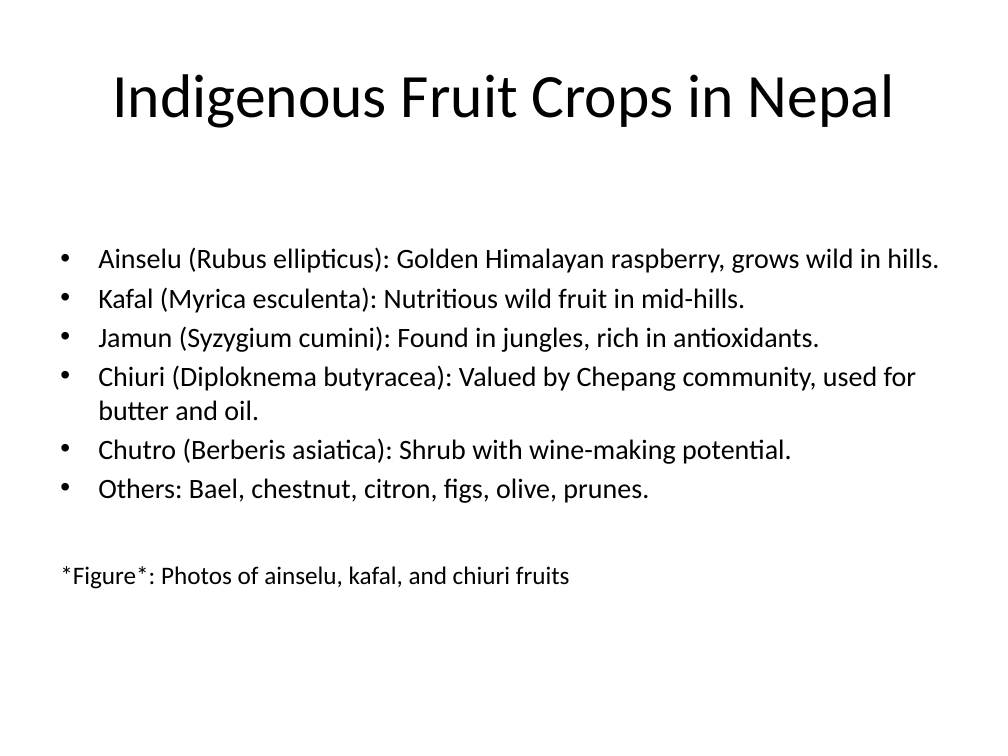
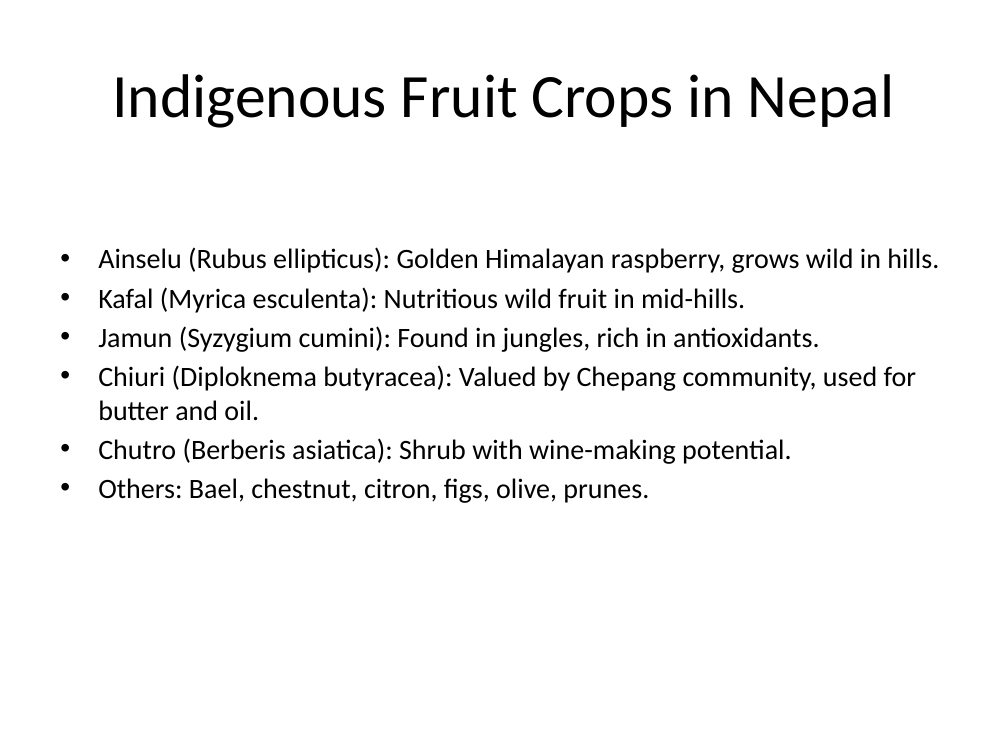
Before and after one commit to bikas-basnet/Class-1-1-slides-, a slide deck: slide 12 of Horticulture_in_Nepal (2).pptx (slide 9 before the commit). Drawn at 1008x756 pixels with LibreOffice and Linux fonts; fonts in the diff are those of the drawing. Boxes give left, top, right and bottom in pixels: in the first picture for what was removed or moved away, otherwise in the second. Text is boxed around its words. In the diff, an @@ line names an element or a change of style, - is before the commit and + after.

```diff
--- a/Horticulture_in_Nepal (2).pptx
+++ b/Horticulture_in_Nepal (2).pptx
@@ text removed at box(60, 566, 570, 589) @@
-*Figure*: Photos of ainselu, kafal, and chiuri fruits
```
Also in this commit, not shown: 4 other slides changed, 3 slides added.
